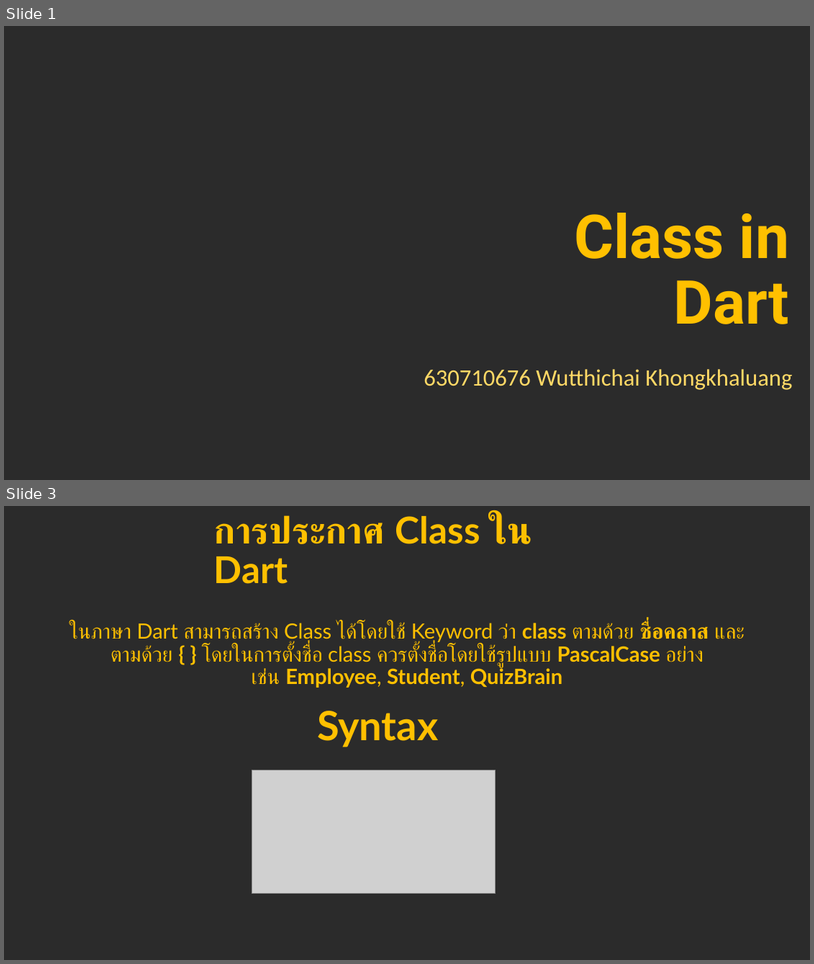
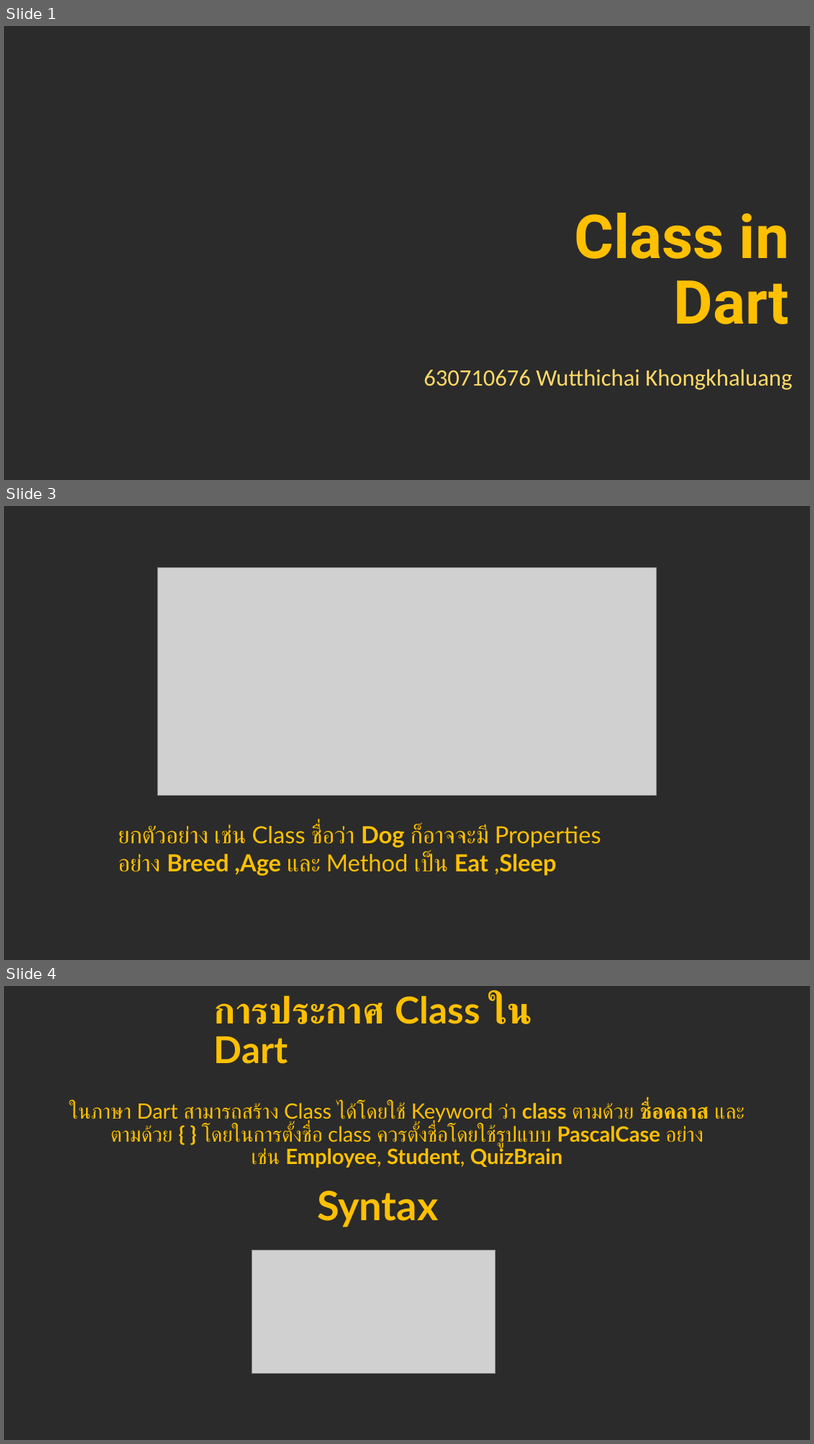
Before and after one commit to wk229/pl, a slide deck: Class in Dart.pptx. Shown one above the other, each under a label of ours: slides 1 and 3 before the commit, slides 1, 3 and 4 after it; the slides between them are not shown. The pictures are 814x964 and 814x1444 pixels, drawn with LibreOffice and Linux fonts; fonts in the diff are those of the drawing; grey boxes stand for pictures; background and template pictures are left out; a plain dark background stands for a picture behind light text. Boxes give left, top, right and bottom in pixels: in the first picture for what was removed or moved away, otherwise in the second. Text is boxed around its words. In the diff, an @@ line names an element or a change of style, - is before the commit and + after.

```diff
--- a/Class in Dart.pptx
+++ b/Class in Dart.pptx
@@ slide 3 added at [4,506,810,960], background picture (left out) @@
@@ picture added at [157,568,656,795] @@
@@ text added at [118,824,602,875], 28 pt, text #FFC000 @@
+ยกตัวอย่าง เช่น Class ชื่อว่า Dog ก็อาจจะมี Properties อย่าง Breed ,Age และ Method เป็น Eat ,Sleep
@@ what was slide 3 is now slide 4 @@
```
Also in this commit, not shown: 3 slides changed, 1 other slide added, 1 slide removed.
